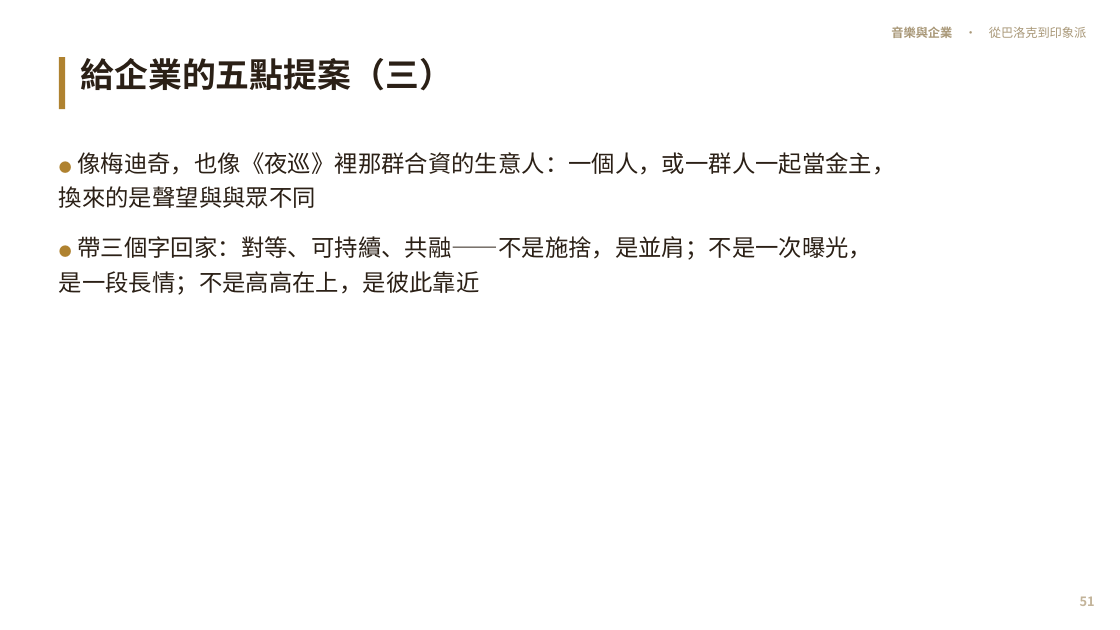
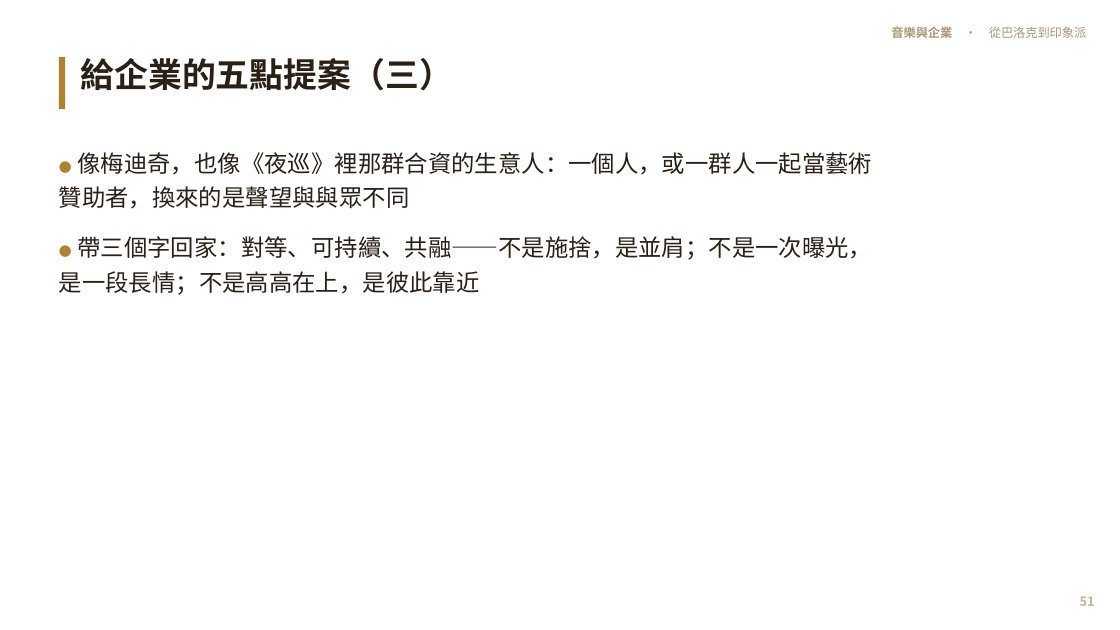
Before and after one commit to kblab2024/music-business-lecture, a slide deck: slide 51 of docs/downloads/音樂與企業-投影片.pptx. Drawn at 1120x630 pixels with LibreOffice and Linux fonts; fonts in the diff are those of the drawing. Boxes give left, top, right and bottom in pixels: in the first picture for what was removed or moved away, otherwise in the second. Text is boxed around its words. In the diff, an @@ line names an element or a change of style, - is before the commit and + after.

```diff
--- a/docs/downloads/音樂與企業-投影片.pptx
+++ b/docs/downloads/音樂與企業-投影片.pptx
@@ text at (59,152,872,209): text changed @@
-● 像梅迪奇，也像《夜巡》裡那群合資的生意人：一個人，或一群人一起當金主，換來的是聲望與與眾不同
+● 像梅迪奇，也像《夜巡》裡那群合資的生意人：一個人，或一群人一起當藝術贊助者，換來的是聲望與與眾不同
```
Also in this commit, not shown: 13 other slides changed, 7 other files.
